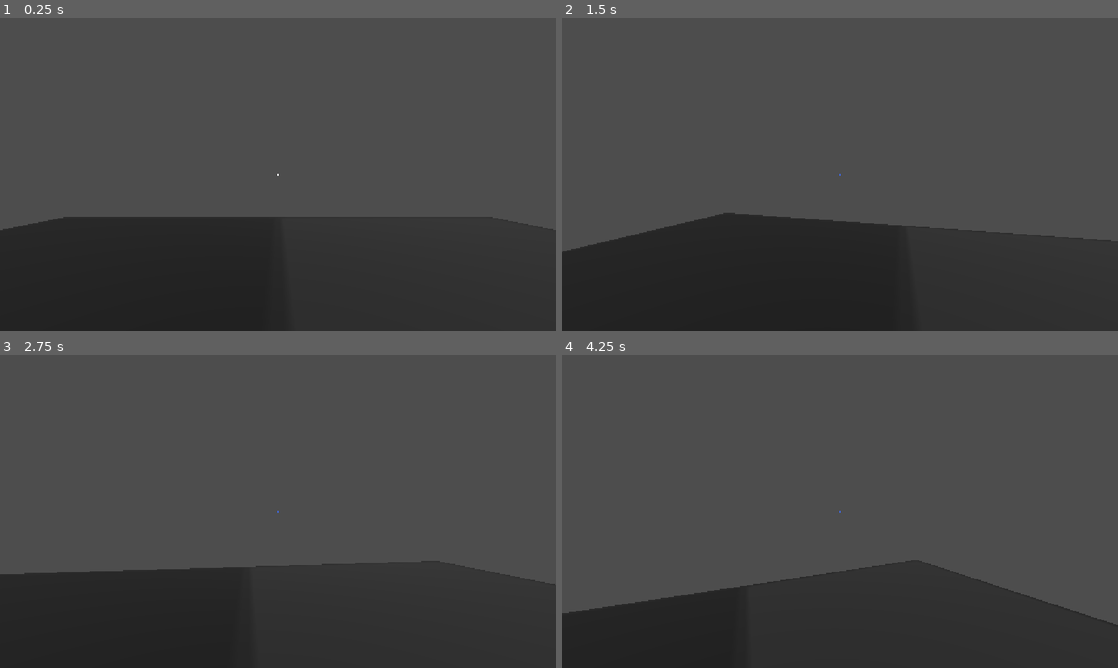
Above: before the commit, frames 1-4 (two rows, left to right).
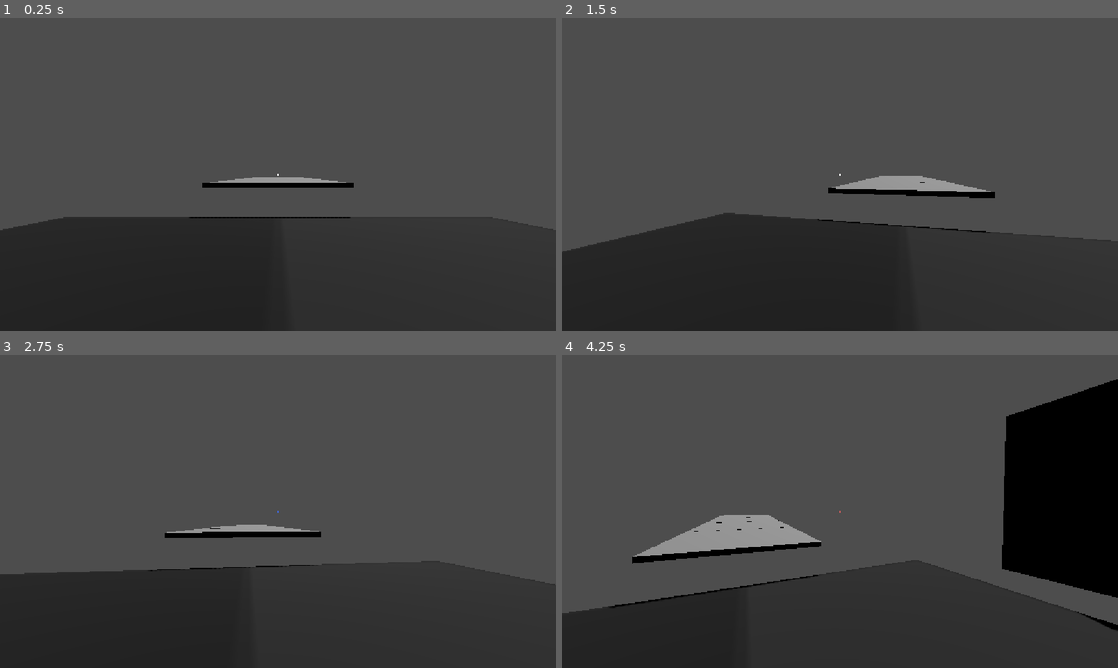
Above: after the commit, the same moments.

Repository: tarr2f/Game-Off-2026
Game: Godot game, scene res://debug.tscn
Same seed, same stepped clock (60 frames per second), same inputs: the game is played once before the commit and once after it.
Inputs (mouse positions are in pixels of both pictures, inside the frame that each line leads up to):
- Up to frame 1 (0.25 s): no input
- Up to frame 2 (1.5 s): tap Enter at 0.5 s; move the mouse to (867, 174) at 0.52 s; hold Page Up (ui_page_up) from 0.53 s (still down); click (867, 174) at 0.6 s; tap Space (jump) at 0.77 s; right-click (867, 174) at 0.8 s; move the mouse to (812, 174) at 1.27 s; right-click (812, 174) at 1.35 s
- Up to frame 3 (2.75 s): keep holding Page Up (ui_page_up); tap Space (jump) at 1.52 s; tap Mouse wheel down (wheel_down, bound only after the commit) at 1.55, 2.1 s; move the mouse to (289, 505) at 2.02 s; tap Mouse wheel up (wheel_up, bound only after the commit) at 2.3 s
- Up to frame 4 (4.25 s): keep holding Page Up (ui_page_up); tap Space (jump) at 2.75, 3.02, 3.77 s; move the mouse to (834, 517) at 2.77 s; tap Mouse wheel up (wheel_up, bound only after the commit) at 2.85 s; click (834, 517) at 3.05 s; move the mouse to (878, 514) at 3.52 s; click (878, 514) at 3.6 s; right-click (878, 514) at 3.8 s

The runs differ from the first frame. In frame 1, 0.9% of the frame differs, in the area x 34-64%, y 50-64%; in frame 2, 1.4%; in frame 3, 0.9%; in frame 4, 15%, in the area x 8-100%, y 7-89%.

Commit message:
added bouncy and speedy. also made grouping more efficint

Diff:
--- a/debug.tscn
+++ b/debug.tscn
@@ -4,22 +4,38 @@
 [ext_resource type="Texture2D" uid="uid://b1kledymotsxu" path="res://assets/textures/debug.png" id="2_rdi1l"]
 [ext_resource type="Script" uid="uid://76m3h7lx0d0b" path="res://scripts/crosshair.gd" id="3_rdi1l"]
 
+[sub_resource type="StandardMaterial3D" id="StandardMaterial3D_txpwr"]
+albedo_texture = ExtResource("2_rdi1l")
+
 [sub_resource type="CapsuleShape3D" id="CapsuleShape3D_74sng"]
 
 [sub_resource type="CapsuleMesh" id="CapsuleMesh_74sng"]
+
+[sub_resource type="BoxMesh" id="BoxMesh_8rwly"]
+size = Vector3(6, 0.2, 6)
+
+[sub_resource type="BoxShape3D" id="BoxShape3D_wrmqo"]
+size = Vector3(6, 0.2, 6)
+
+[sub_resource type="PhysicsMaterial" id="PhysicsMaterial_qmcnp"]
 
 [sub_resource type="BoxMesh" id="BoxMesh_wrmqo"]
 
 [sub_resource type="BoxShape3D" id="BoxShape3D_74sng"]
 
-[sub_resource type="StandardMaterial3D" id="StandardMaterial3D_txpwr"]
-albedo_texture = ExtResource("2_rdi1l")
+[sub_resource type="BoxShape3D" id="BoxShape3D_8rwly"]
+size = Vector3(6, 3, 6)
 
 [node name="Node3D" type="Node3D" unique_id=2043107046]
 
 [node name="DirectionalLight3D" type="DirectionalLight3D" parent="." unique_id=400072992]
 transform = Transform3D(-0.8660254, -0.43301278, 0.25, 0, 0.49999997, 0.86602545, -0.50000006, 0.75, -0.43301266, 0, 0, 0)
 shadow_enabled = true
+
+[node name="CSGBox3D" type="CSGBox3D" parent="." unique_id=463220183]
+material_override = SubResource("StandardMaterial3D_txpwr")
+use_collision = true
+size = Vector3(16, 0.1, 16)
 
 [node name="PLayer" type="CharacterBody3D" parent="." unique_id=351850418]
 transform = Transform3D(1, 0, 0, 0, 1, 0, 0, 0, 1, 0, 1.1, 0)
@@ -38,10 +54,61 @@
 transform = Transform3D(1, 0, 0, 0, 1, 0, 0, 0, 1, 0, 0, 5.9604645e-08)
 
 [node name="RayCast3D" type="RayCast3D" parent="PLayer/CamNode" unique_id=1457898444]
-transform = Transform3D(12.5, 0, 0, 0, -5.4639236e-07, -12.5, 0, 12.5, -5.4639236e-07, 0, 0, -0.19999999)
+transform = Transform3D(20, 0, 0, 0, -8.742278e-07, -20, 0, 20, -8.742278e-07, 0, 0, -0.19999999)
+
+[node name="Plats" type="Node3D" parent="." unique_id=1596243132]
+
+[node name="RigidBody3D" type="RigidBody3D" parent="Plats" unique_id=1469791791]
+transform = Transform3D(1, 0, 0, 0, 1, 0, 0, 0, 1, 0, 0.79999995, -8.900001)
+freeze = true
+
+[node name="MeshInstance3D" type="MeshInstance3D" parent="Plats/RigidBody3D" unique_id=1261654156]
+transform = Transform3D(1, 0, 0, 0, 1, 0, 0, 0, 1, 0, 0.4, -2.5)
+mesh = SubResource("BoxMesh_8rwly")
+
+[node name="CollisionShape3D" type="CollisionShape3D" parent="Plats/RigidBody3D" unique_id=1585071552]
+transform = Transform3D(1, 0, 0, 0, 1, 0, 0, 0, 1, 0, 0.4, -2.5)
+shape = SubResource("BoxShape3D_wrmqo")
+
+[node name="RigidBody3D2" type="RigidBody3D" parent="Plats" unique_id=88329548]
+transform = Transform3D(1, 0, 0, 0, 1, 0, 0, 0, 1, 0, 0.79999995, -15.900001)
+freeze = true
+
+[node name="MeshInstance3D" type="MeshInstance3D" parent="Plats/RigidBody3D2" unique_id=271866816]
+transform = Transform3D(1, 0, 0, 0, 1, 0, 0, 0, 1, 0, 0.4000001, -1.6000013)
+mesh = SubResource("BoxMesh_8rwly")
+
+[node name="CollisionShape3D" type="CollisionShape3D" parent="Plats/RigidBody3D2" unique_id=731721382]
+transform = Transform3D(1, 0, 0, 0, 1, 0, 0, 0, 1, 0, 0.4000001, -1.6000013)
+shape = SubResource("BoxShape3D_wrmqo")
+
+[node name="RigidBody3D3" type="RigidBody3D" parent="Plats" unique_id=650356418]
+transform = Transform3D(1, 0, 0, 0, 1, 0, 0, 0, 1, 0, 0.79999995, -21.2)
+freeze = true
+
+[node name="MeshInstance3D" type="MeshInstance3D" parent="Plats/RigidBody3D3" unique_id=1796697193]
+transform = Transform3D(1, 0, 0, 0, 1, 0, 0, 0, 1, 0, 0.4, -2.5)
+mesh = SubResource("BoxMesh_8rwly")
+
+[node name="CollisionShape3D" type="CollisionShape3D" parent="Plats/RigidBody3D3" unique_id=2144277022]
+transform = Transform3D(1, 0, 0, 0, 1, 0, 0, 0, 1, 0, 0.4, -2.5)
+shape = SubResource("BoxShape3D_wrmqo")
+
+[node name="RigidBody3D4" type="RigidBody3D" parent="Plats" unique_id=69891733]
+transform = Transform3D(1, 0, 0, 0, 1, 0, 0, 0, 1, 0, 0.79999995, -27.400002)
+freeze = true
+
+[node name="MeshInstance3D" type="MeshInstance3D" parent="Plats/RigidBody3D4" unique_id=1614826412]
+transform = Transform3D(1, 0, 0, 0, 1, 0, 0, 0, 1, 0, 0.4, -2.5)
+mesh = SubResource("BoxMesh_8rwly")
+
+[node name="CollisionShape3D" type="CollisionShape3D" parent="Plats/RigidBody3D4" unique_id=1189444887]
+transform = Transform3D(1, 0, 0, 0, 1, 0, 0, 0, 1, 0, 0.4, -2.5)
+shape = SubResource("BoxShape3D_wrmqo")
 
 [node name="RigidBody3D" type="RigidBody3D" parent="." unique_id=1786452477]
 transform = Transform3D(1, 0, 0, 0, 1, 0, 0, 0, 1, 0, 8.502051, -4.4)
+physics_material_override = SubResource("PhysicsMaterial_qmcnp")
 freeze = true
 
 [node name="MeshInstance3D" type="MeshInstance3D" parent="RigidBody3D" unique_id=415142702]
@@ -49,11 +116,6 @@
 
 [node name="CollisionShape3D" type="CollisionShape3D" parent="RigidBody3D" unique_id=2059829445]
 shape = SubResource("BoxShape3D_74sng")
-
-[node name="CSGBox3D" type="CSGBox3D" parent="." unique_id=463220183]
-material_override = SubResource("StandardMaterial3D_txpwr")
-use_collision = true
-size = Vector3(16, 0.1, 16)
 
 [node name="CanvasLayer" type="CanvasLayer" parent="." unique_id=150394327]
 
@@ -70,3 +132,21 @@
 grow_horizontal = 2
 grow_vertical = 2
 script = ExtResource("3_rdi1l")
+
+[node name="RigidBody3D2" type="RigidBody3D" parent="." unique_id=1318232048]
+transform = Transform3D(-4.371139e-08, 1, -4.371139e-08, 0, -4.371139e-08, -1, -1, -4.371139e-08, 1.9106855e-15, 9.1, 0.79999995, -1.9000007)
+freeze = true
+
+[node name="MeshInstance3D" type="MeshInstance3D" parent="RigidBody3D2" unique_id=439994323]
+transform = Transform3D(1, 0, 0, 0, 1, 0, 0, 0, 1, 0, 0.4, -2.5)
+mesh = SubResource("BoxMesh_8rwly")
+
+[node name="CollisionShape3D" type="CollisionShape3D" parent="RigidBody3D2" unique_id=874458273]
+transform = Transform3D(1, 0, 0, 0, 1, -8.351872e-23, 0, -8.351872e-23, 1, 0, 0.40000057, -2.5)
+shape = SubResource("BoxShape3D_wrmqo")
+
+[node name="GravArea" type="Area3D" parent="RigidBody3D2" unique_id=1119037825]
+
+[node name="CollisionShape3D" type="CollisionShape3D" parent="RigidBody3D2/GravArea" unique_id=1070021562]
+transform = Transform3D(1, 0, 0, 0, 1, -8.351872e-23, 0, -8.351872e-23, 1, -3.5762787e-07, 0.5, -2.5)
+shape = SubResource("BoxShape3D_8rwly")
--- a/project.godot
+++ b/project.godot
@@ -13,6 +13,7 @@
 config/name="Github Game Off 2026"
 run/main_scene="res://debug.tscn"
 config/features=PackedStringArray("4.7", "Forward Plus")
+boot_splash/image="uid://dju2ccf1bdm8u"
 config/icon="uid://dju2ccf1bdm8u"
 
 [autoload]
@@ -65,6 +66,16 @@
 "events": [Object(InputEventMouseButton,"resource_local_to_scene":false,"resource_name":"","device":-1,"window_id":0,"a …(256 unchanged characters)…
 ]
 }
+wheel_up={
+"deadzone": 0.2,
+"events": [Object(InputEventMouseButton,"resource_local_to_scene":false,"resource_name":"","device":-1,"window_id":0,"alt_pressed":false,"shift_pressed":false,"ctrl_pressed":false,"meta_pressed":false,"button_mask":8,"position":Vector2(142, 5),"global_position":Vector2(151, 53),"factor":1.0,"button_index":4,"canceled":false,"pressed":true,"double_click":false,"script":null)
+]
+}
+wheel_down={
+"deadzone": 0.2,
+"events": [Object(InputEventMouseButton,"resource_local_to_scene":false,"resource_name":"","device":-1,"window_id":0,"alt_pressed":false,"shift_pressed":false,"ctrl_pressed":false,"meta_pressed":false,"button_mask":16,"position":Vector2(192, 26),"global_position":Vector2(201, 74),"factor":1.0,"button_index":5,"canceled":false,"pressed":true,"double_click":false,"script":null)
+]
+}
 
 [physics]
 
--- a/scripts/crosshair.gd
+++ b/scripts/crosshair.gd
@@ -6,5 +6,9 @@
 			color = Color.ROYAL_BLUE
 		2:
 			color = Color.INDIAN_RED
+		3:
+			color = Color.LIGHT_GREEN
+		4:
+			color = Color.LIGHT_SKY_BLUE
 		_:
 			color = Color.WHITE
--- a/scripts/gungun.gd
+++ b/scripts/gungun.gd
@@ -1,21 +1,39 @@
 extends Node
 
 var guntype: int = 0
+const modecount = 4
 
 func shoot(ray: RayCast3D) -> void:
 	if ray.is_colliding() and Input.is_action_just_pressed("shoot"):
 		if ray.get_collider() is RigidBody3D:
+			var target = ray.get_collider()
 			match guntype:
 				1:
-					ray.get_collider().freeze = not ray.get_collider().freeze
+					target.freeze = not ray.get_collider().freeze
 					print("object frozen")
+				2:
+					groupswch(target, "speedy")
+				3:
+					groupswch(target, "boucy")
+				4:
+					groupswch(target, "repulsion")
 				_:
 					print("if its set to do nothing, nothing happens")
-					# TODO - add stuff
+					# TODO - add stuff and remember to change modecount you idiot
 
 # omega debug - remove in playable build of game
 func _process(float) -> void:
-	if Input.is_action_just_pressed("ui_page_up"):
-		guntype = guntype + 1
-	if Input.is_action_just_pressed("ui_page_down"):
-		guntype = guntype - 1
+	if Input.is_action_just_pressed("wheel_up"):
+		guntype = clamp(guntype + 1, 0, modecount)
+		print("mode: ", guntype)
+	if Input.is_action_just_pressed("wheel_down"):
+		guntype = clamp(guntype - 1, 0, modecount)
+		print("mode: ", guntype)
+
+func groupswch(target: RigidBody3D, group: String) -> void:
+	if target.is_in_group(group):
+		target.remove_from_group(group)
+		print("object de", group + "d")
+	else:
+		target.add_to_group(group)
+		print("object ", group + "d")
--- a/scripts/player.gd
+++ b/scripts/player.gd
@@ -3,9 +3,16 @@
 @onready var cam_node: Node3D = $CamNode
 @onready var ray_cast_3d: RayCast3D = $CamNode/RayCast3D
 
-const speed = 5.0
+var def_speed = 5.0
+var speed = 5.0
 const jump_vel = 6.5
 var mouse_sens: float = 0.005
+
+var peak_beefal: float = 0.0
+var bouceclamp: float = 35
+var repulsion_force: float = 5.0
+
+var spd_multipl = 3
 
 func _ready() -> void:
 	Input.mouse_mode = Input.MOUSE_MODE_CAPTURED
@@ -16,6 +23,11 @@
 		rotate_y(-(mouse_motion.x * mouse_sens))
 		cam_node.rotate_x(-(mouse_motion.y * mouse_sens))
 		cam_node.rotation.x = deg_to_rad(clamp(rad_to_deg(cam_node.rotation.x), -90, 90))
+	if Input.is_action_just_pressed("use"):
+		print("DEBUG // velocity: ", velocity)
+	if Input.is_action_just_pressed("use"):
+		spd_multipl = spd_multipl + 1
+		print(spd_multipl)
 
 func _process(delta: float) -> void:
 	gungun.shoot(ray_cast_3d)
@@ -23,6 +35,11 @@
 func _physics_process(delta: float) -> void:
 	if not is_on_floor():
 		velocity += get_gravity() * 1.75 * delta
+		if velocity.y < 0.0:
+			peak_beefal = velocity.y
+	else:
+		if velocity.y <= 0.0:
+			peak_beefal = 0.0
 
 	if Input.is_action_pressed("jump") and is_on_floor():
 		velocity.y = jump_vel
@@ -36,4 +53,30 @@
 		velocity.x = move_toward(velocity.x, 0, speed)
 		velocity.z = move_toward(velocity.z, 0, speed)
 
+	for i in get_slide_collision_count():
+		var collision = get_slide_collision(i)
+		var collider = collision.get_collider()
+
+		if collider:
+			if collider.is_in_group("boucy"):
+				if collision.get_normal().dot(Vector3.UP) > 0.5:
+					if peak_beefal < 0.0:
+						velocity.y = clampf(peak_beefal * -1, 0, bouceclamp)
+					else:
+						peak_beefal = 0
+
+			if collider.is_in_group("speedy"):
+				speed = def_speed * 2
+			else:
+				speed = def_speed
+
+			# TODO: fix it
+			if collider.is_in_group("repulsion"):
+				var grav_area = collider.get_node_or_null("GravArea")
+				if grav_area:
+					var repulsion_dir = global_position - grav_area.global_position
+					repulsion_dir.y = 0.0
+					var repulsion_vec = repulsion_dir.normalized() * repulsion_force
+					velocity = velocity + repulsion_vec
+
 	move_and_slide()
Not shown, added: export_presets.cfg
